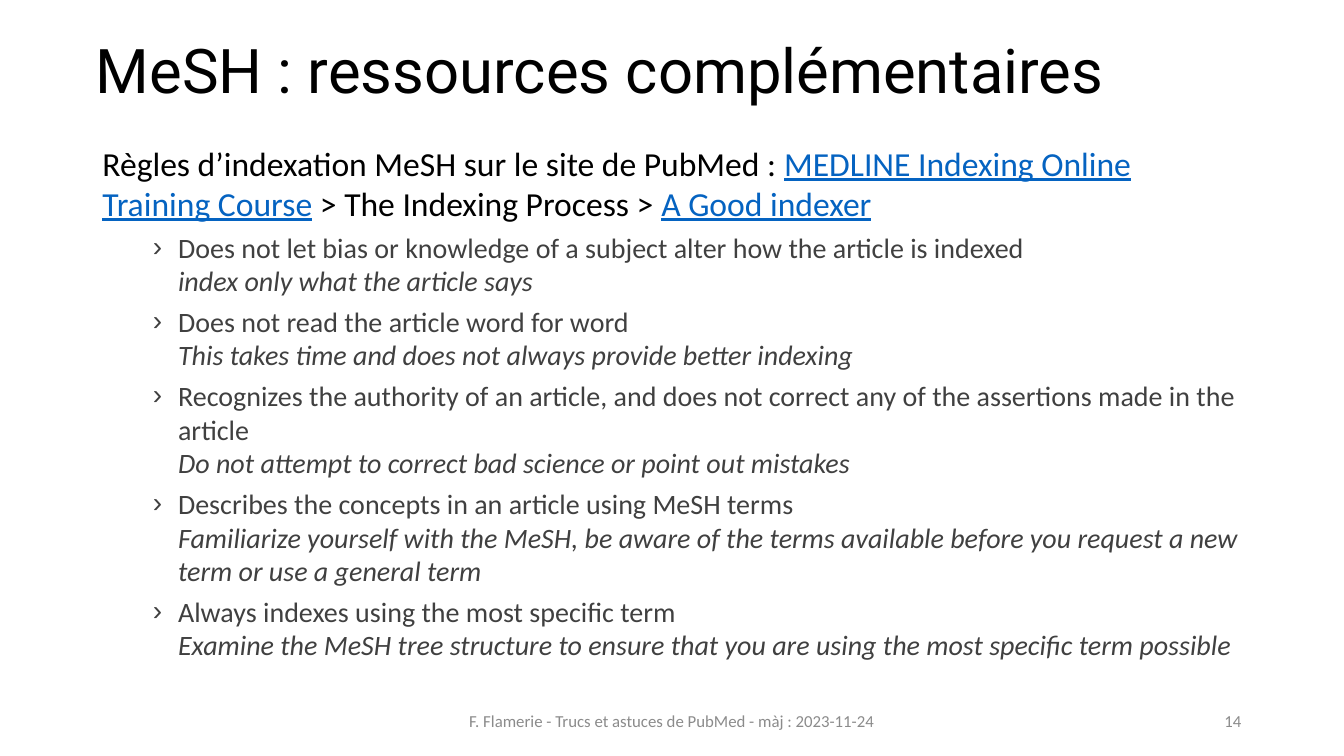
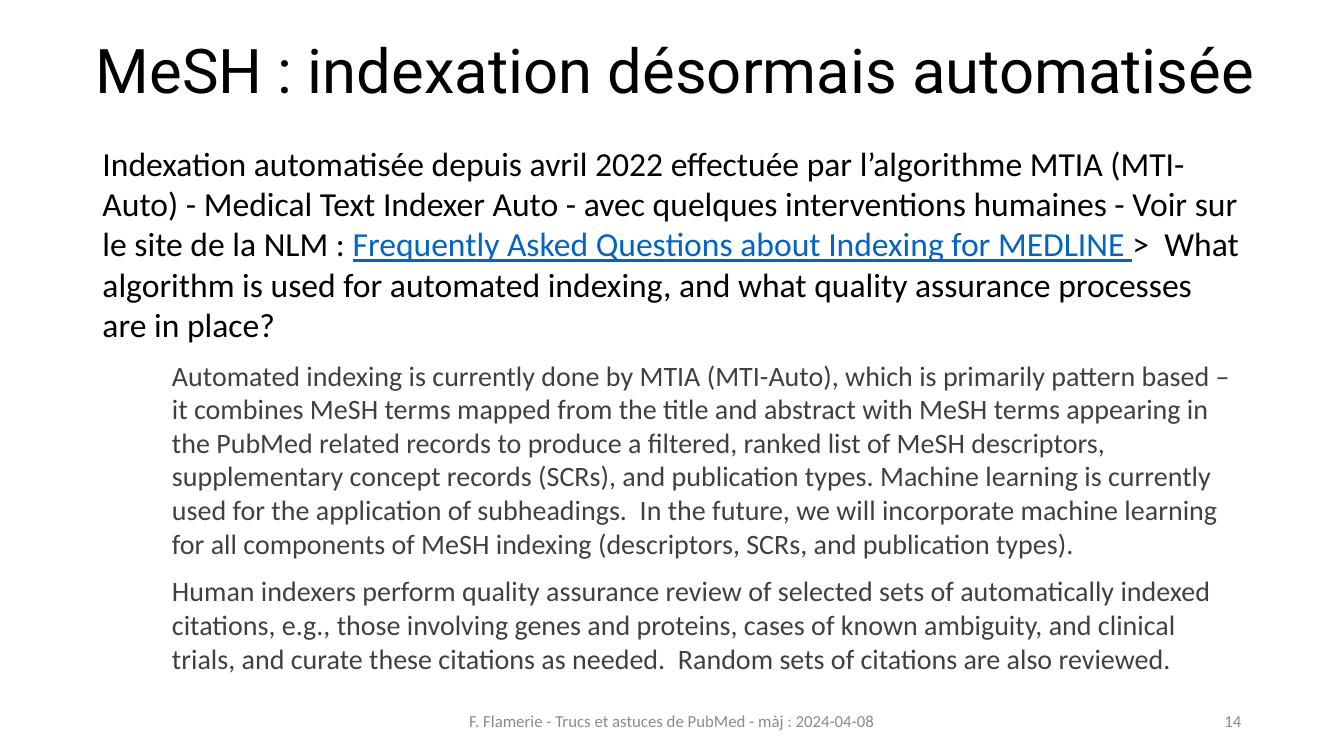
Before and after one commit to fflamerie/formbiblio, a slide deck: slide 14 of docs/module1-2_pubmed.pptx. Drawn at 1344x756 pixels with LibreOffice and Linux fonts; fonts in the diff are those of the drawing. Boxes give left, top, right and bottom in pixels: in the first picture for what was removed or moved away, otherwise in the second. Text is boxed around its words. In the diff, an @@ line names an element or a change of style, - is before the commit and + after.

```diff
--- a/docs/module1-2_pubmed.pptx
+++ b/docs/module1-2_pubmed.pptx
@@ title at (96, 46, 1254, 94): text changed @@
-MeSH : ressources complémentaires
+MeSH : indexation désormais automatisée
@@ text at (102, 151, 1239, 673): text changed @@
-Règles d’indexation MeSH sur le site de PubMed : MEDLINE Indexing Online Training Course > The Indexing Process > A Good indexer
-  › Does not let bias or knowledge of a subject alter how the article is indexed
-    index only what the article says
-  › Does not read the article word for word
-    This takes time and does not always provide better indexing
-  › Recognizes the authority of an article, and does not correct any of the assertions made in the article
-    Do not attempt to correct bad science or point out mistakes
-  › Describes the concepts in an article using MeSH terms
-    Familiarize yourself with the MeSH, be aware of the terms available before you request a new term or use a general term
-  › Always indexes using the most specific term
-    Examine the MeSH tree structure to ensure that you are using the most specific term possible
+Indexation automatisée depuis avril 2022 effectuée par l’algorithme MTIA (MTI-Auto) - Medical Text Indexer Auto - avec quelques interventions humaines - Voir sur le site de la NLM : Frequently Asked Questions about Indexing for MEDLINE > What algorithm is used for automated indexing, and what quality assurance processes are in place?
+Automated indexing is currently done by MTIA (MTI-Auto), which is primarily pattern based – it combines MeSH terms mapped from the title and abstract with MeSH terms appearing in the PubMed related records to produce a filtered, ranked list of MeSH descriptors, supplementary concept records (SCRs), and publication types. Machine learning is currently used for the application of subheadings. In the future, we will incorporate machine learning for all components of MeSH indexing (descriptors, SCRs, and publication types).
+Human indexers perform quality assurance review of selected sets of automatically indexed citations, e.g., those involving genes and proteins, cases of known ambiguity, and clinical trials, and curate these citations as needed. Random sets of citations are also reviewed.
@@ text at (469, 715, 874, 730): text changed @@
-F. Flamerie - Trucs et astuces de PubMed - màj : 2023-11-24
+F. Flamerie - Trucs et astuces de PubMed - màj : 2024-04-08
```
Also in this commit, not shown: 35 other slides changed, 2 slides removed, 1 other file.
